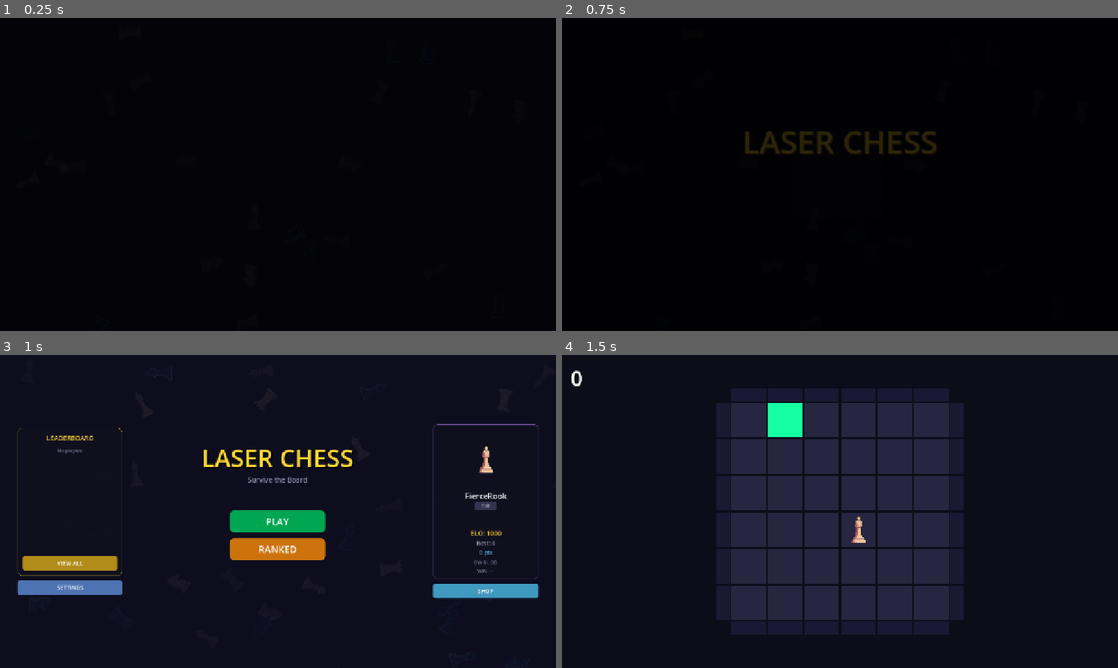
Above: before the commit, frames 1-4 (two rows, left to right).
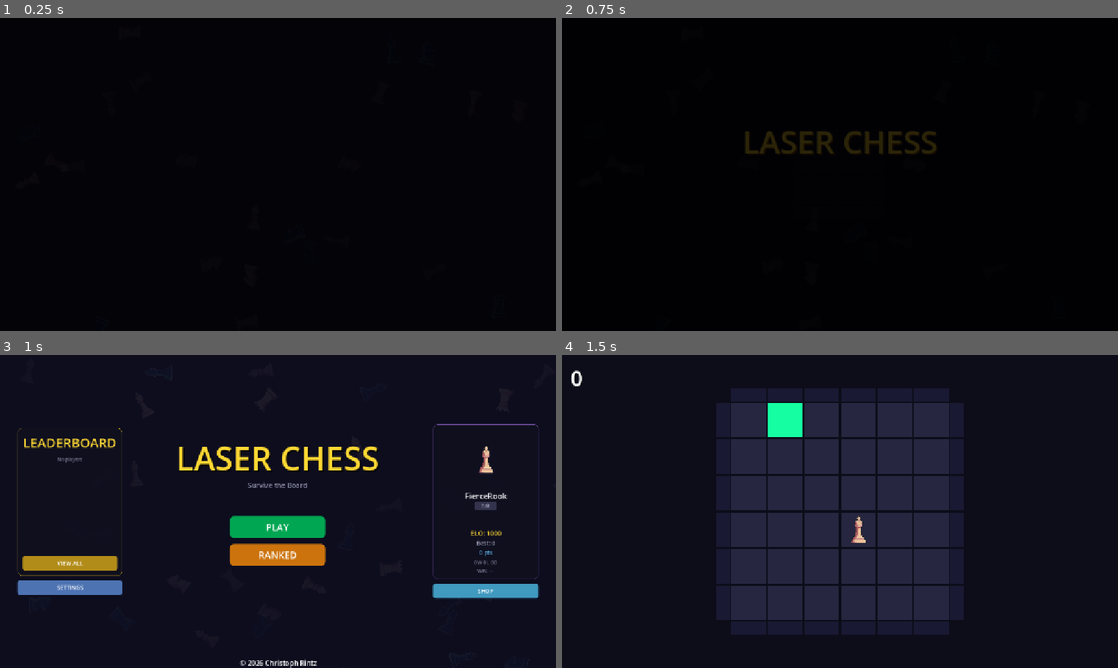
Above: after the commit, the same moments.

Repository: christophrrrrr/LaserChess
Game: Godot game, scene res://scenes/intro.tscn
Same seed, same stepped clock (60 frames per second), same inputs: the game is played once before the commit and once after it.
Inputs (mouse positions are in pixels of both pictures, inside the frame that each line leads up to):
- Up to frame 1 (0.25 s): no input
- Up to frame 2 (0.75 s): tap Enter at 0.5 s; move the mouse to (962, 158) at 0.52 s; hold D (move_right) from 0.53 s (still down); tap E at 0.6 s; click (962, 158) at 0.67 s
- Up to frame 3 (1 s): keep holding D (move_right)
- Up to frame 4 (1.5 s): release D (move_right) at 1.25 s; click "PLAY" at 1.25 s

Frames 1-2 are identical in both runs. In frame 3, 4.2% of the frame differs, in the area x 4-68%, y 25-100%; in frame 4, nothing differs.

Commit message:
copyright added. title bigger

Diff:
--- a/scenes/main_menu.tscn
+++ b/scenes/main_menu.tscn
@@ -10,3 +10,18 @@
 grow_horizontal = 2
 grow_vertical = 2
 script = ExtResource("1_l6cm7")
+
+[node name="Label" type="Label" parent="."]
+z_index = 5
+layout_mode = 1
+anchors_preset = 7
+anchor_left = 0.5
+anchor_top = 1.0
+anchor_right = 0.5
+anchor_bottom = 1.0
+offset_left = -20.0
+offset_top = -23.0
+offset_right = 20.0
+grow_horizontal = 2
+grow_vertical = 0
+text = "© 2026 Christoph Rintz"
--- a/scripts/main_menu.gd
+++ b/scripts/main_menu.gd
@@ -157,7 +157,7 @@
 	var lb_title = Label.new()
 	lb_title.text = "LEADERBOARD"
 	lb_title.horizontal_alignment = HORIZONTAL_ALIGNMENT_CENTER
-	lb_title.add_theme_font_size_override("font_size", 15)
+	lb_title.add_theme_font_size_override("font_size", 30)
 	lb_title.add_theme_color_override("font_color", Color(1.0, 0.85, 0.2))
 	lb_vbox.add_child(lb_title)
 
@@ -177,7 +177,7 @@
 	var loading_lbl = Label.new()
 	loading_lbl.text = "Loading..."
 	loading_lbl.horizontal_alignment = HORIZONTAL_ALIGNMENT_CENTER
-	loading_lbl.add_theme_font_size_override("font_size", 12)
+	loading_lbl.add_theme_font_size_override("font_size", 20)
 	loading_lbl.add_theme_color_override("font_color", Color(0.5, 0.5, 0.6))
 	lb_content.add_child(loading_lbl)
 
@@ -217,7 +217,7 @@
 	var title = Label.new()
 	title.text = "LASER CHESS"
 	title.horizontal_alignment = HORIZONTAL_ALIGNMENT_CENTER
-	title.add_theme_font_size_override("font_size", 56)
+	title.add_theme_font_size_override("font_size", 75)
 	title.add_theme_color_override("font_color", Color(1.0, 0.85, 0.2))
 	title.add_theme_color_override("font_shadow_color", Color(0, 0, 0, 0.6))
 	title.add_theme_constant_override("shadow_offset_x", 3)
